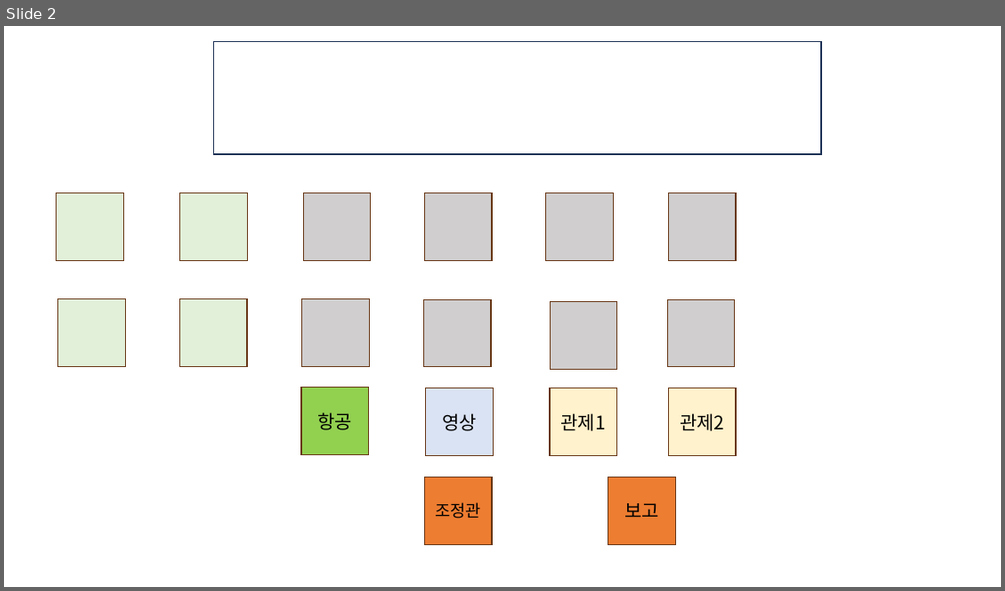
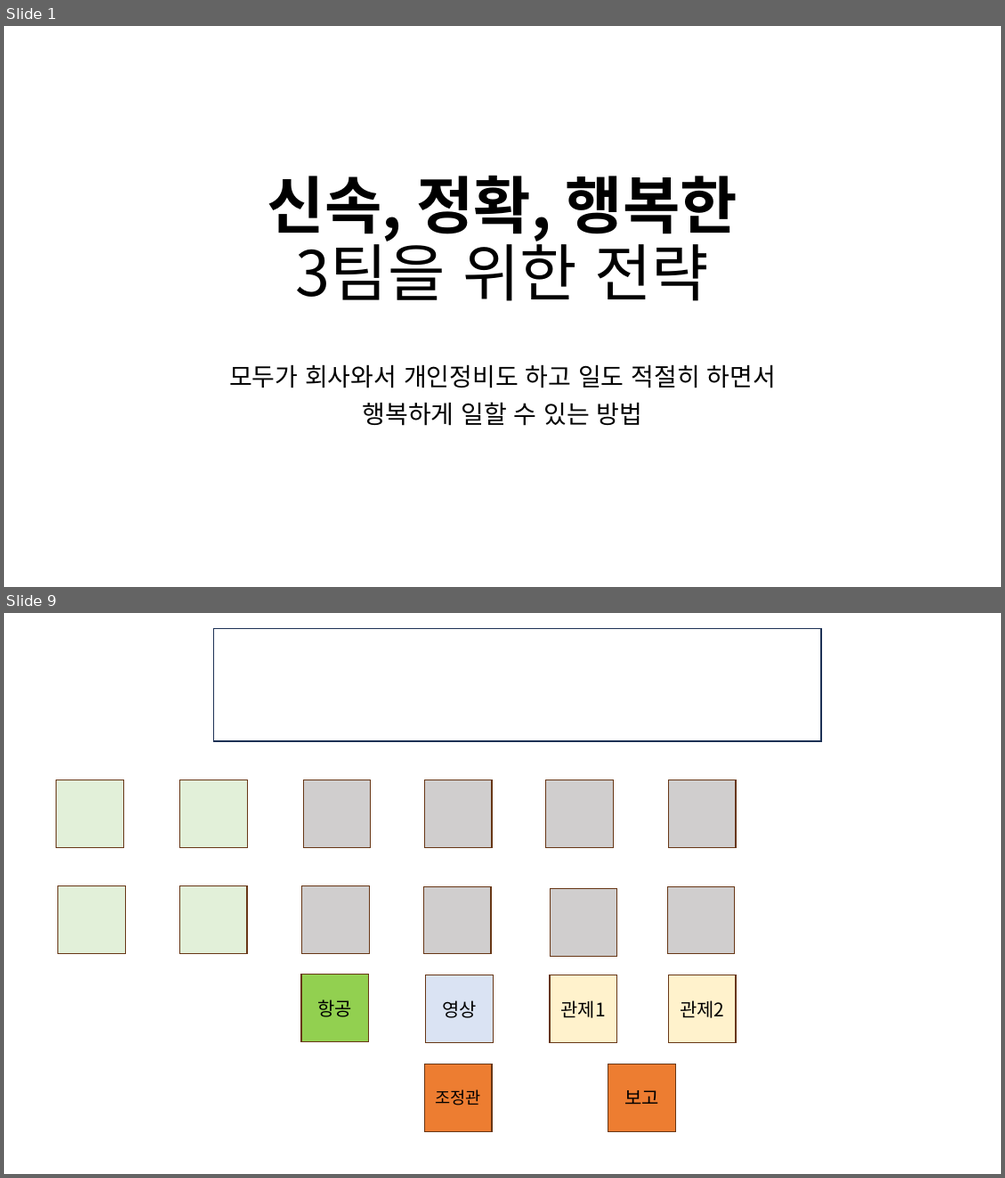
Before and after one commit to Chunopark/fire1, a slide deck: 3팀 상황실 전술.pptx. Shown one above the other, each under a label of ours: slide 2 before the commit, slides 1 and 9 after it; the slides between them are not shown. The pictures are 1005x591 and 1005x1178 pixels, drawn with LibreOffice and Linux fonts; fonts in the diff are those of the drawing. Boxes give left, top, right and bottom in pixels: in the first picture for what was removed or moved away, otherwise in the second. Text is boxed around its words. In the diff, an @@ line names an element or a change of style, - is before the commit and + after.

```diff
--- a/3팀 상황실 전술.pptx
+++ b/3팀 상황실 전술.pptx
@@ slide 1 added at (4,26,1001,587), background #FFFFFF @@
@@ title added at (267,175,737,301), 60 pt, text #000000, bold @@
+신속, 정확, 행복한
+3팀을 위한 전략
@@ subtitle added at (229,364,776,426), 24 pt, text #000000 @@
+모두가 회사와서 개인정비도 하고 일도 적절히 하면서
+행복하게 일할 수 있는 방법
@@ what was slide 2 is now slide 9 @@
```
Also in this commit, not shown: 9 other slides added, 1 slide removed.
